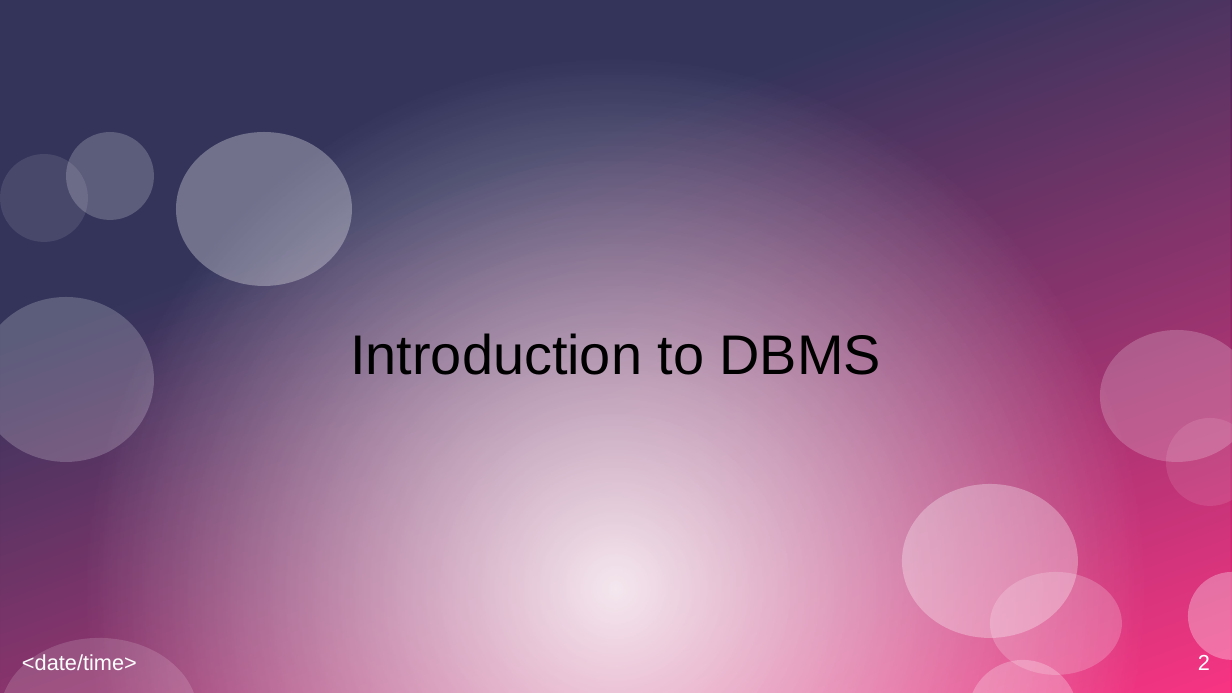
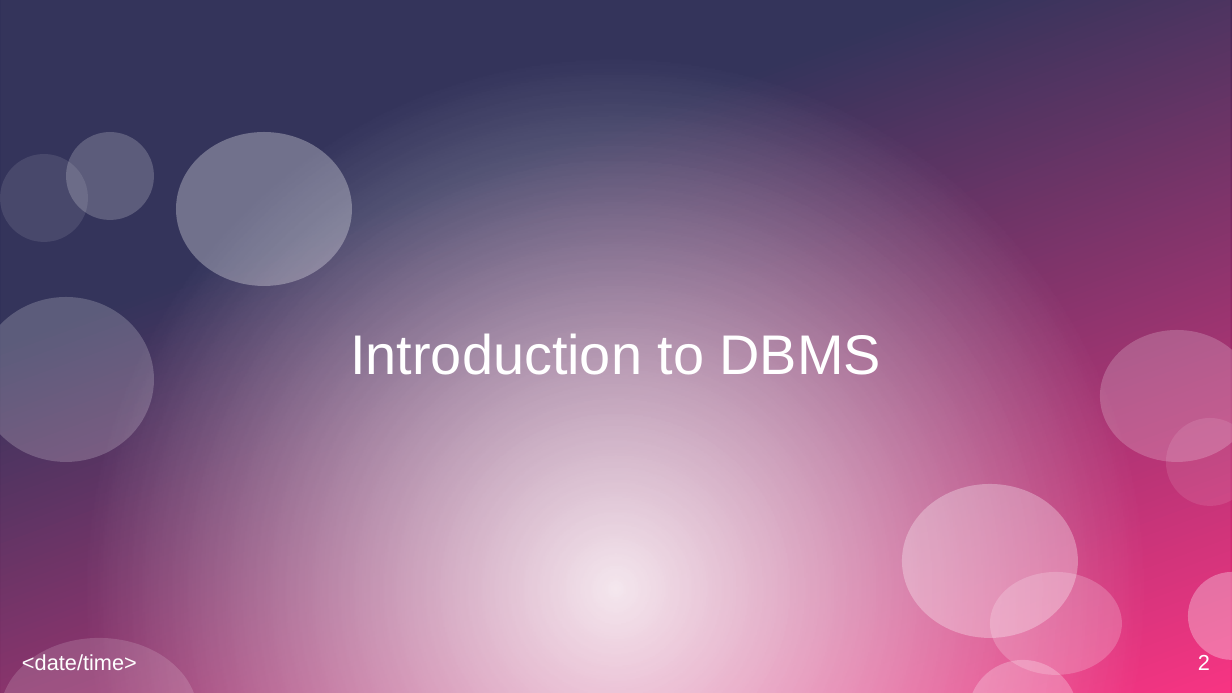
Before and after one commit to hamzaaldabe/QueryPerformanceAnalysis, a slide deck: slide 2 of QueryPerformanceAnalysis.odp. Drawn at 1232x693 pixels with LibreOffice and Linux fonts; fonts in the diff are those of the drawing. Boxes give left, top, right and bottom in pixels: in the first picture for what was removed or moved away, otherwise in the second. Text is boxed around its words. In the diff, an @@ line names an element or a change of style, - is before the commit and + after.

```diff
--- a/QueryPerformanceAnalysis.odp
+++ b/QueryPerformanceAnalysis.odp
@@ title "Introduction to DBMS" at [350, 330, 881, 375]: text colour #000000 to #FFFFFF @@
```
Also in this commit, not shown: 18 slides added, 2 other files.
